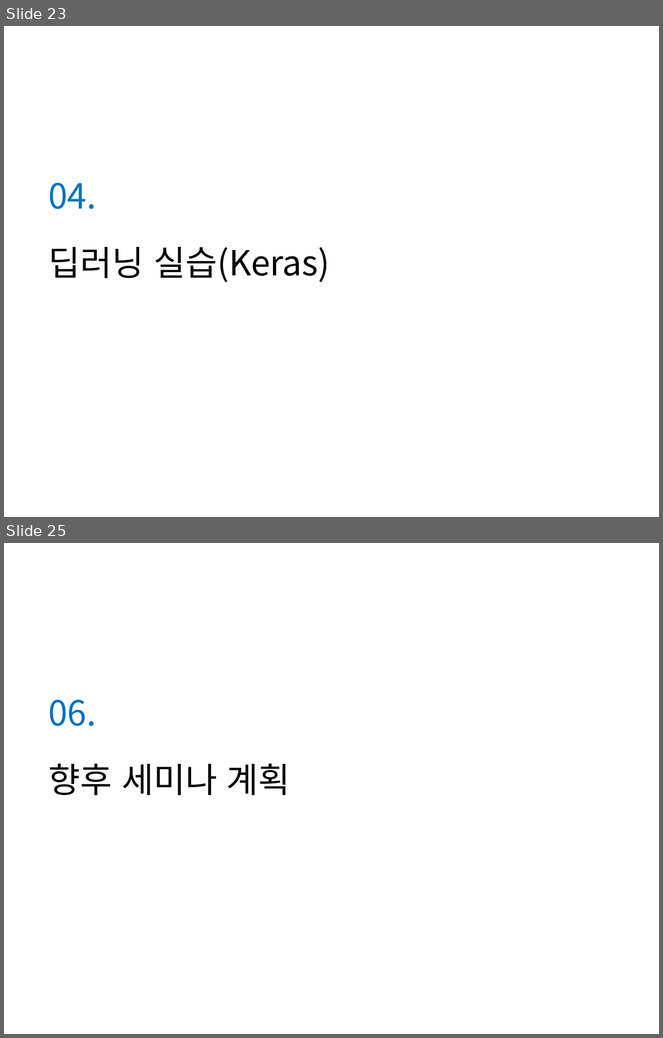
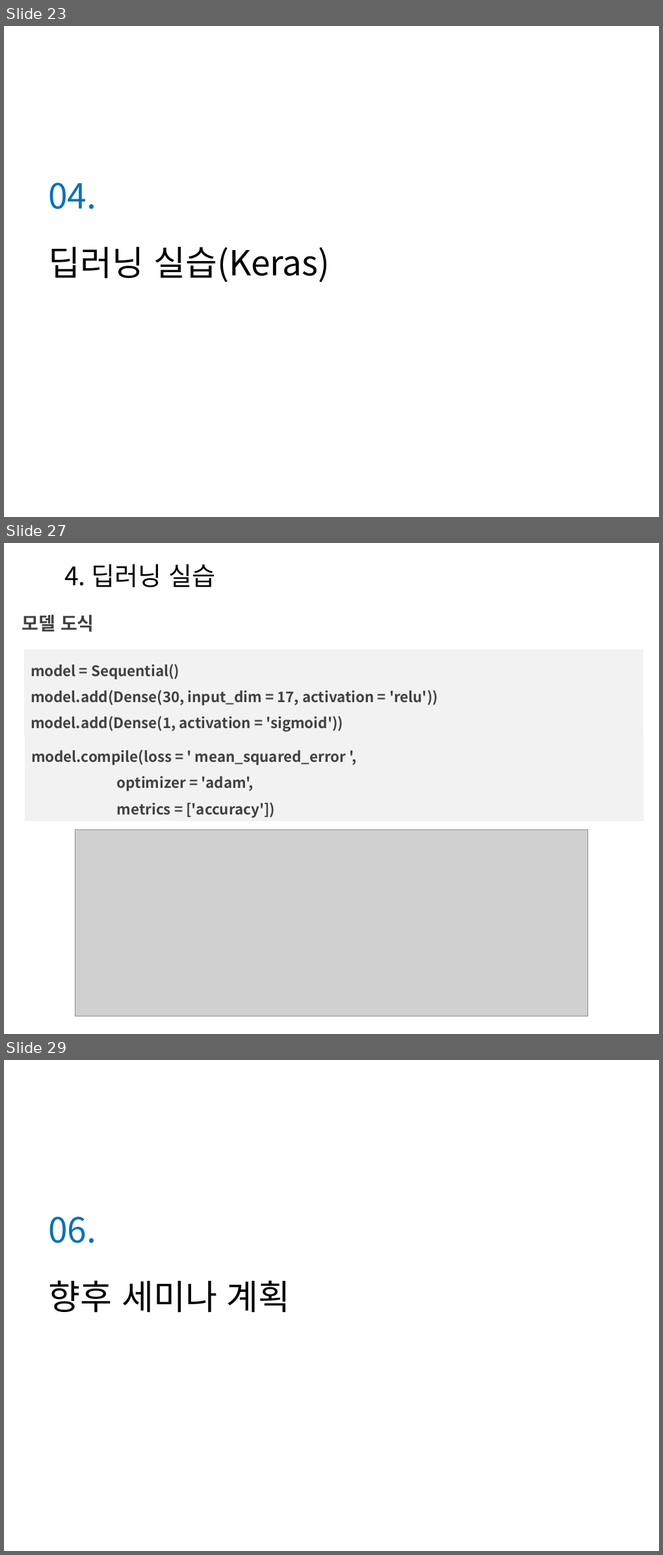
Before and after one commit to Heechul90/Deep_Learning, a slide deck: Study/정리/Deep Learning02.pptx. Shown one above the other, each under a label of ours: slides 23 and 25 before the commit, slides 23, 27 and 29 after it; the slides between them are not shown. The pictures are 663x1038 and 663x1555 pixels, drawn with LibreOffice and Linux fonts; fonts in the diff are those of the drawing; grey boxes stand for pictures; background and template pictures are left out. Boxes give left, top, right and bottom in pixels: in the first picture for what was removed or moved away, otherwise in the second. Text is boxed around its words. In the diff, an @@ line names an element or a change of style, - is before the commit and + after.

Commit message:
딥러닝 학습

```diff
--- a/Study/정리/Deep Learning02.pptx
+++ b/Study/정리/Deep Learning02.pptx
@@ slide 27 added at bbox=[4, 543, 659, 1034], background picture (left out) @@
@@ text added at bbox=[64, 564, 216, 587], 28 pt, text #000000 @@
+4. 딥러닝 실습
@@ text added at bbox=[22, 615, 94, 632], 20 pt, text #404040, bold @@
+모델 도식
@@ rectangle added at bbox=[24, 649, 644, 735], fill #F2F2F2, 16 pt, text #404040, bold @@
+model = Sequential()
+model.add(Dense(30, input_dim = 17, activation = 'relu'))
+model.add(Dense(1, activation = 'sigmoid'))
@@ rectangle added at bbox=[25, 735, 644, 821], fill #F2F2F2, 16 pt, text #404040, bold @@
+model.compile(loss = ' mean_squared_error ',
+optimizer = 'adam',
+metrics = ['accuracy'])
@@ picture added at bbox=[75, 830, 588, 1017] @@
@@ what was slide 25 is now slide 29 @@
```
Also in this commit, not shown: 1 slide changed, 4 other slides added, 1 slide removed, 1 other file.
